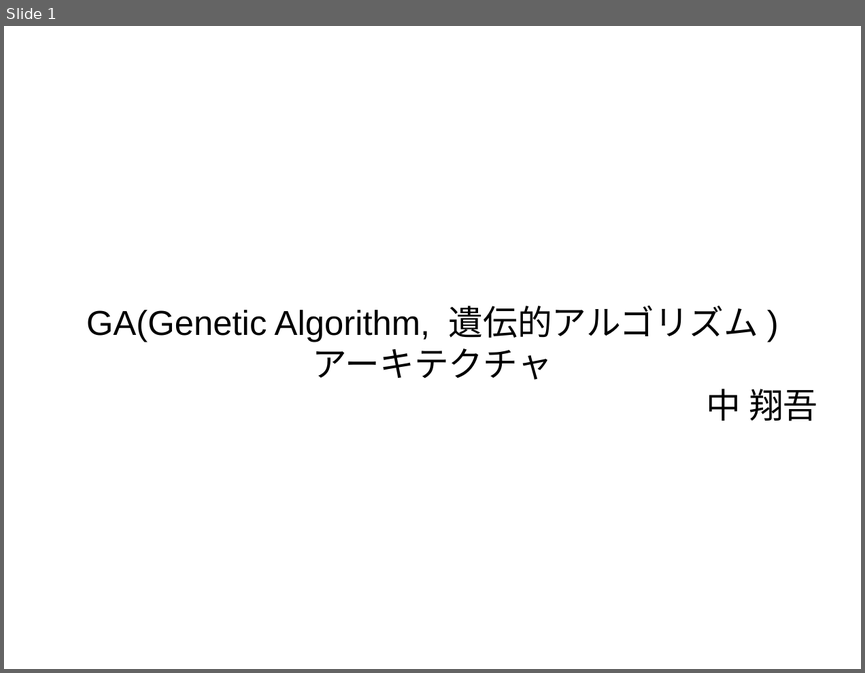
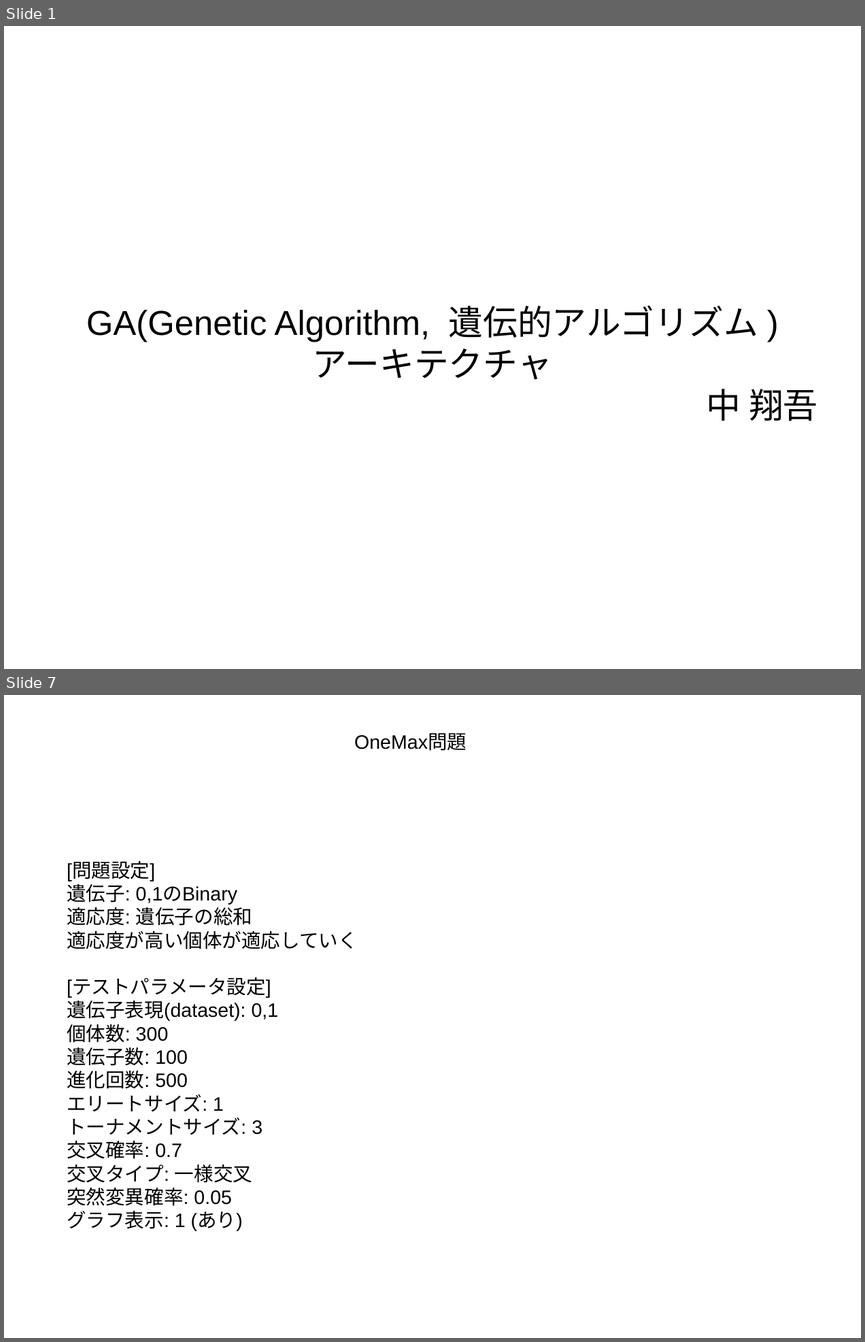
Before and after one commit to BiggieBoo18/GeneticAlgorithm, a slide deck: ga.odp. Shown one above the other, each under a label of ours: slide 1 before the commit, slides 1 and 7 after it; the slides between them are not shown. The pictures are 865x673 and 865x1342 pixels, drawn with LibreOffice and Linux fonts; fonts in the diff are those of the drawing. Boxes give left, top, right and bottom in pixels: in the first picture for what was removed or moved away, otherwise in the second. Text is boxed around its words. In the diff, an @@ line names an element or a change of style, - is before the commit and + after.

```diff
--- a/ga.odp
+++ b/ga.odp
@@ slide 7 added at [4, 695, 861, 1338], background #FFFFFF @@
@@ text added at [354, 733, 466, 751], 18 pt, text #000000 @@
+OneMax問題
@@ text added at [67, 862, 358, 1231], 18 pt, text #000000 @@
+[問題設定]
+遺伝子: 0,1のBinary
+適応度: 遺伝子の総和
+適応度が高い個体が適応していく
+[テストパラメータ設定]
+遺伝子表現(dataset): 0,1
+個体数: 300
+遺伝子数: 100
+進化回数: 500
+エリートサイズ: 1
+トーナメントサイズ: 3
+交叉確率: 0.7
+交叉タイプ: 一様交叉
+突然変異確率: 0.05
+グラフ表示: 1 (あり)
```
Also in this commit, not shown: 1 slide changed, 5 other slides added, 2 slides removed, 19 other files.
